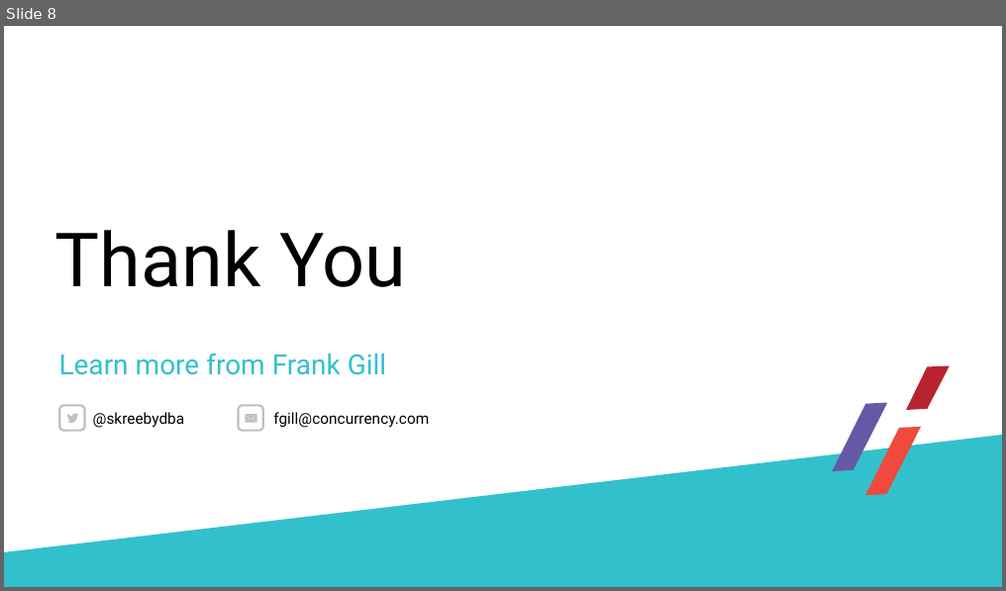
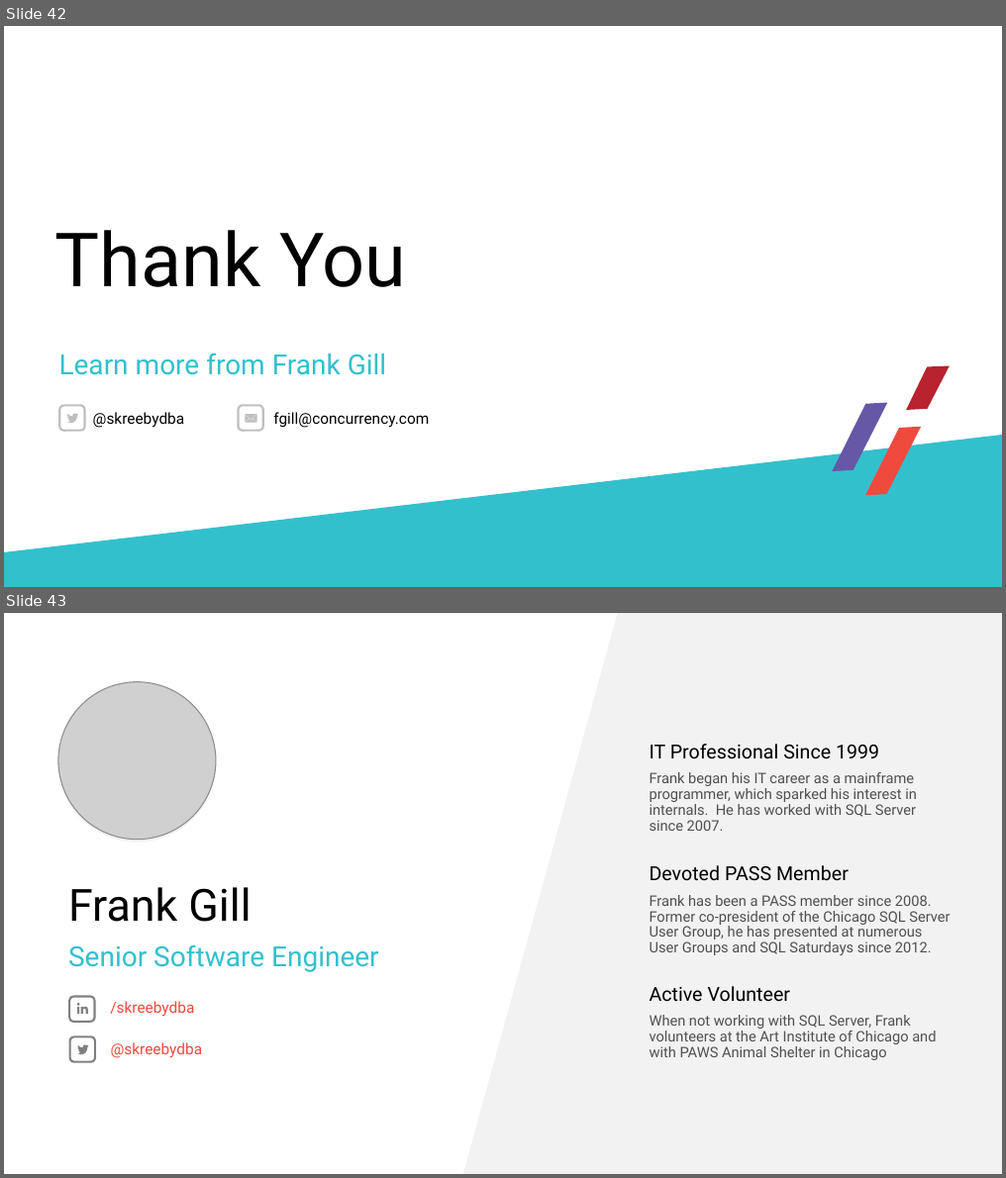
Before and after one commit to skreebydba/IntroToTheTranLog, a slide deck: TranLogDemoSummit/IntroToTheTranLogFinalDraft.pptx. Shown one above the other, each under a label of ours: slide 8 before the commit, slides 42 and 43 after it. The pictures are 1006x591 and 1006x1178 pixels, drawn with LibreOffice and Linux fonts; fonts in the diff are those of the drawing; grey boxes stand for pictures; background and template pictures are left out. Boxes give left, top, right and bottom in pixels: in the first picture for what was removed or moved away, otherwise in the second. Text is boxed around its words. In the diff, an @@ line names an element or a change of style, - is before the commit and + after.

```diff
--- a/TranLogDemoSummit/IntroToTheTranLogFinalDraft.pptx
+++ b/TranLogDemoSummit/IntroToTheTranLogFinalDraft.pptx
@@ slide 43 added at <box>4,613,1002,1174</box>, background #FFFFFF @@
@@ freeform shape added at <box>462,613,1002,1174</box>, fill #F2F2F2 @@
@@ ellipse added at <box>58,685,217,843</box>, fill #F2F2F2 @@
@@ picture added at <box>58,682,217,840</box> @@
@@ text added at <box>649,744,879,760</box>, 14 pt, text #000000 @@
+IT Professional Since 1999
@@ text added at <box>649,772,917,831</box>, 10.5 pt, text #505050 @@
+Frank began his IT career as a mainframe programmer, which sparked his interest in internals. He has worked with SQL Server since 2007.
@@ text added at <box>649,865,848,881</box>, 14 pt, text #000000 @@
+Devoted PASS Member
@@ title added at <box>68,887,251,922</box>, 32 pt, text #000000 @@
+Frank Gill
@@ text added at <box>649,895,949,956</box>, 10.5 pt, text #505050 @@
+Frank has been a PASS member since 2008. Former co-president of the Chicago SQL Server User Group, he has presented at numerous User Groups and SQL Saturdays since 2012.
@@ text added at <box>68,945,379,972</box>, 20 pt, text #33C0CD @@
+Senior Software Engineer
@@ text added at <box>649,986,791,1002</box>, 14 pt, text #000000 @@
+Active Volunteer
@@ group added at <box>70,997,95,1022</box>: 1 rounded rectangle, 1 ellipse, 1 rectangle, 1 freeform shape @@
@@ text added at <box>110,1001,194,1017</box>, 11 pt, text #F0493E @@
+/skreebydba
@@ text added at <box>649,1015,936,1060</box>, 10.5 pt, text #505050 @@
+When not working with SQL Server, Frank volunteers at the Art Institute of Chicago and with PAWS Animal Shelter in Chicago
@@ rounded rectangle added at <box>70,1037,95,1062</box>, outline #808080 1.5 pt @@
@@ freeform shape added at <box>77,1045,88,1056</box>, fill #808080 @@
@@ text added at <box>111,1043,203,1059</box>, 11 pt, text #F0493E @@
+@skreebydba
@@ what was slide 8 is now slide 42 @@
```
Also in this commit, not shown: 1 other slide added, 11 slides removed.
